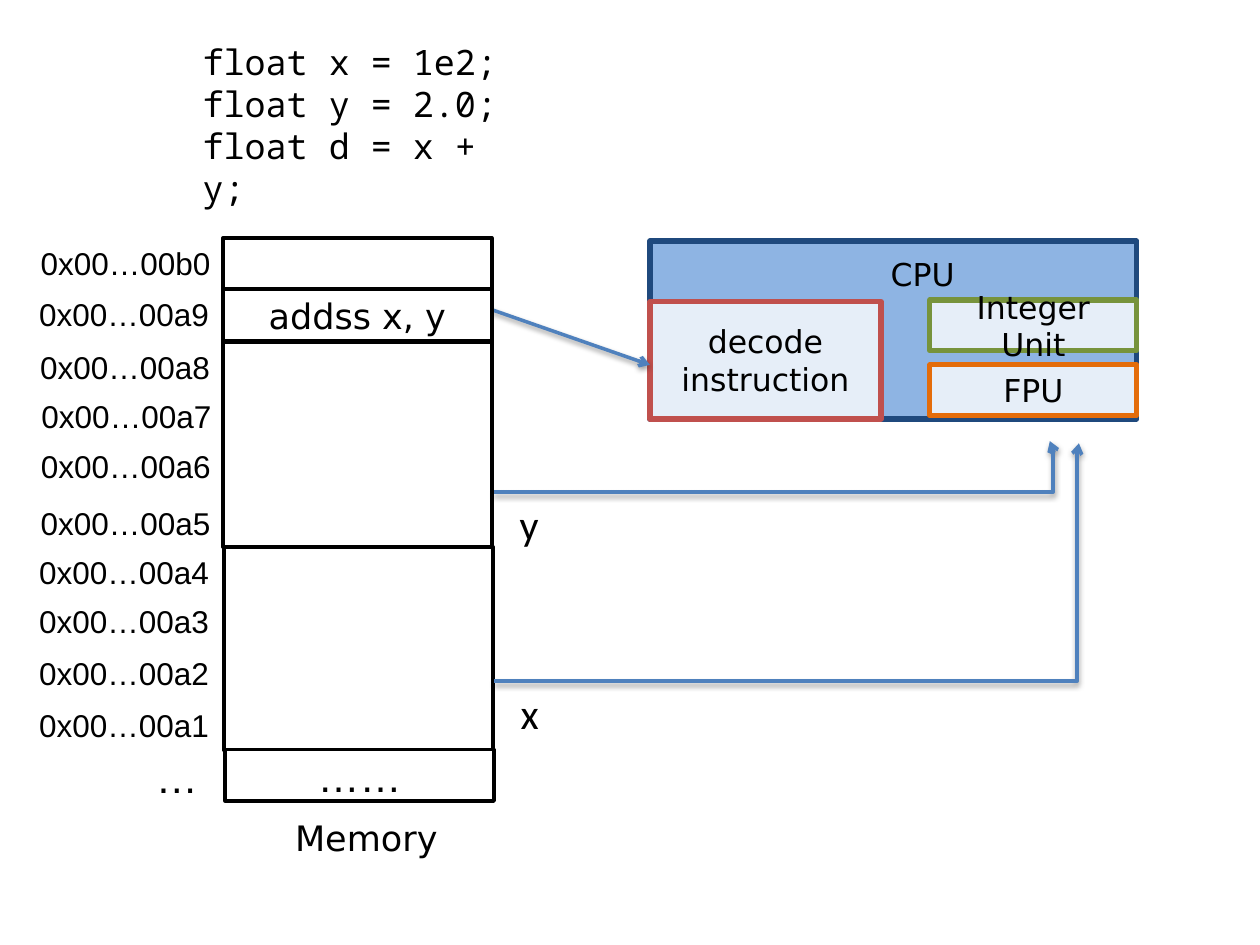
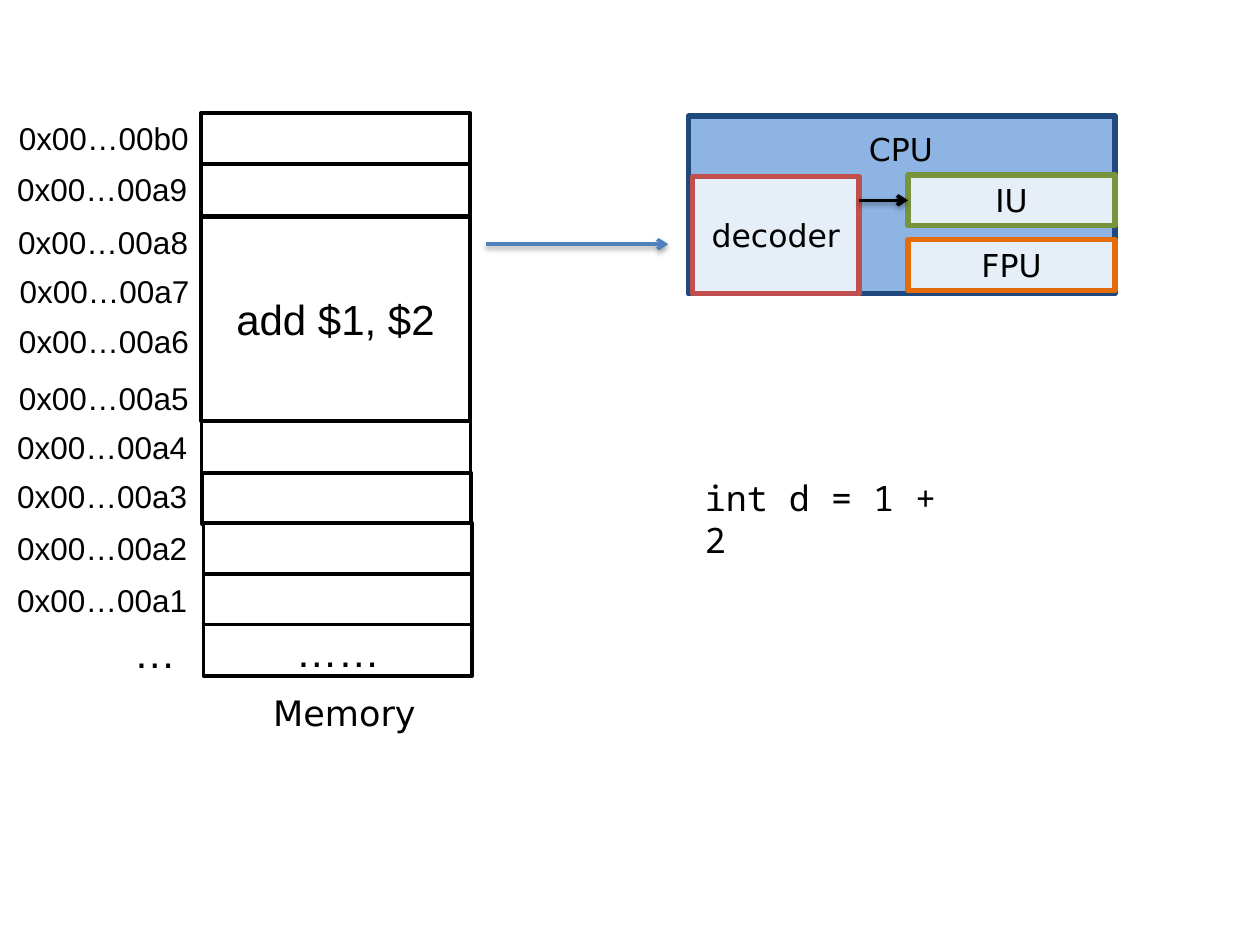
Before and after one commit to NYU-CSO/nyu-cso.github.io, a slide deck: slide 81 of notes/03-floats.pptx (slide 59 before the commit). Drawn at 1260x945 pixels with LibreOffice and Linux fonts; fonts in the diff are those of the drawing. Boxes give left, top, right and bottom in pixels: in the first picture for what was removed or moved away, otherwise in the second. Text is boxed around its words. In the diff, an @@ line names an element or a change of style, - is before the commit and + after.

```diff
--- a/notes/03-floats.pptx
+++ b/notes/03-floats.pptx
@@ rectangle: place and size @@
-rectangle at [650,241,1137,418]
+rectangle at [688,116,1115,294]
@@ 13 texts, 7 rectangles: place and size @@
-13 texts, 7 rectangles at [39,238,1137,859]
+13 texts, 7 rectangles at [17,113,1115,734]
@@ rectangle "decoder": place and size @@
-rectangle "decoder" at [650,301,881,418]
+rectangle "decoder" at [693,176,859,294]
@@ arrow added from (859, 200) to (908, 200), #000000 2 pt @@
@@ text in rectangle at [995,189,1027,213]: text changed @@
-Integer Unit
+IU
@@ rectangle added at [202,217,470,421], fill #FFFFFF, outline #000000 2 pt, 24 pt, text #000000 @@
+add $1, $2
@@ text in rectangle at [712,223,840,248]: text changed @@
-decode
-instruction
+decoder
@@ arrow moved from (491, 310) - (650, 365) to (486, 244) - (668, 244) @@
@@ text in rectangle at [269,302,446,337]: text removed @@
-addss x, y
@@ rectangle: place and size @@
-rectangle at [223,343,491,547]
+rectangle at [202,421,470,472]
@@ elbow arrow removed from (494, 493) to (1050, 441) @@
@@ elbow arrow removed from (494, 682) to (1079, 444) @@
@@ rectangle: place and size @@
-rectangle at [224,547,493,751]
+rectangle at [203,472,471,524]
@@ text at [705,484,894,553]: text changed @@
-float x = 1e2;
-float y = 2.0;
-float d = x + y;
+int d = 1 + 2
@@ rectangle added at [203,523,471,575], fill #FFFFFF, outline #000000 2 pt @@
@@ text removed at [520,520,539,547] @@
-y
@@ rectangle added at [203,573,471,625], fill #FFFFFF, outline #000000 2 pt @@
@@ rectangle "……": place and size @@
-rectangle "……" at [226,750,494,801]
+rectangle "……" at [203,625,471,677]
@@ text removed at [521,709,539,729] @@
-x
```
Also in this commit, not shown: 32 other slides changed, 23 slides added, 11 slides removed, 1 other file.
